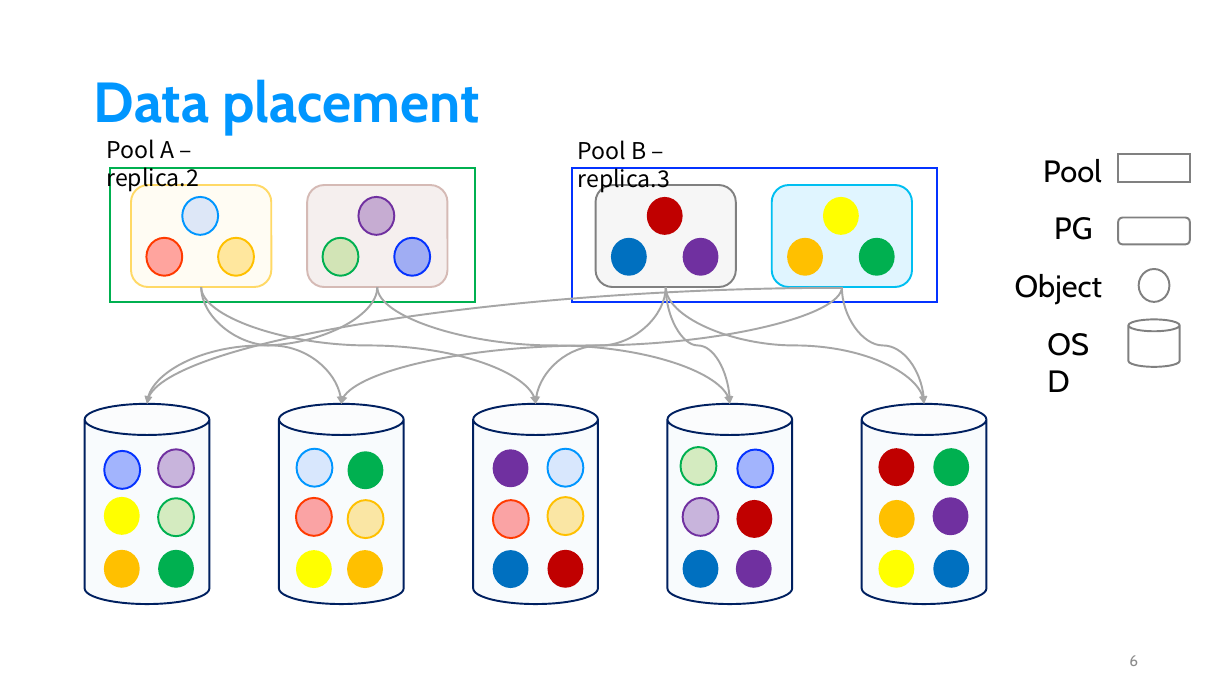
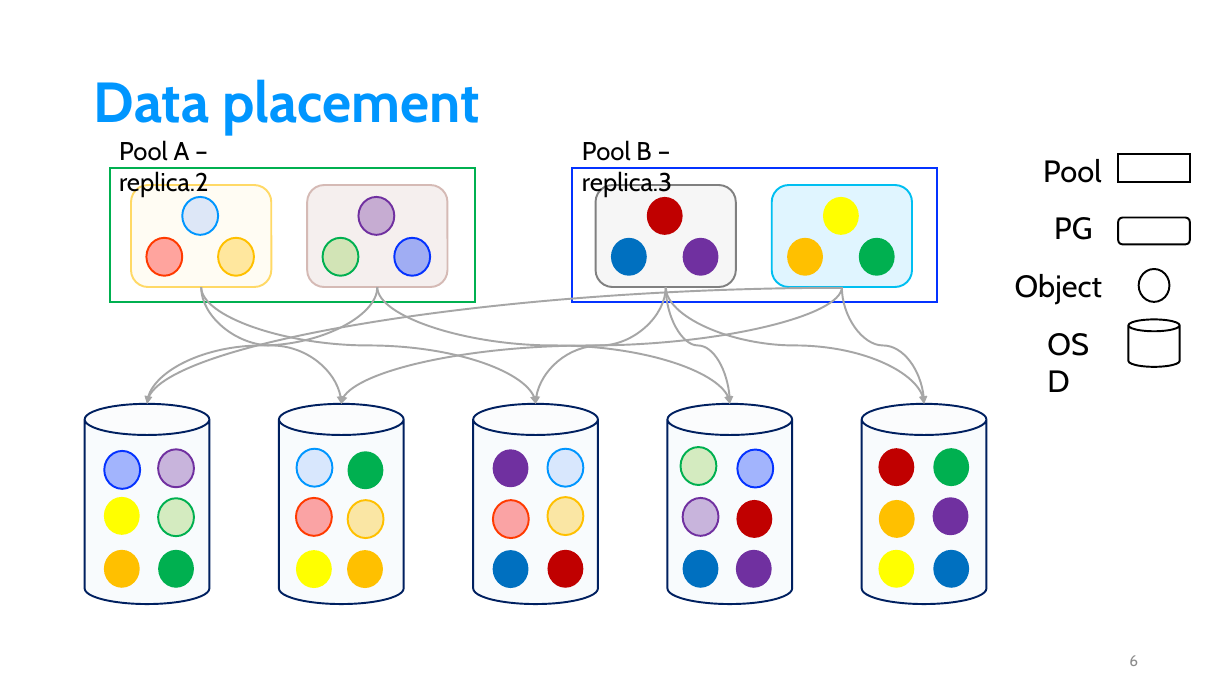
Before and after one commit to Youxu-Chen/Document-Ceph, a slide deck: slide 6 of RADOS.pptx. Drawn at 1232x693 pixels with LibreOffice and Linux fonts; fonts in the diff are those of the drawing. Boxes give left, top, right and bottom in pixels: in the first picture for what was removed or moved away, otherwise in the second. Text is boxed around its words. In the diff, an @@ line names an element or a change of style, - is before the commit and + after.

```diff
--- a/RADOS.pptx
+++ b/RADOS.pptx
@@ text "Pool A – replica.2" at (119,140,209,197): size 18 to 20 pt, font Noto Sans CJK SC to Cabin @@
@@ text "Pool A – replica.2": place and size @@
-text "Pool A – replica.2" at (106,139,198,192)
+text "Pool A – replica.2" at (119,140,209,197)
@@ text "Pool B – replica.3" at (582,140,672,196): size 18 to 20 pt, font Noto Sans CJK SC to Cabin @@
@@ outline #808080 1.5 pt to #000000 1.5 pt in 4 elements at (1118,154,1190,182), (1118,217,1190,244), (1139,269,1169,302), (1128,320,1179,367) @@
```
Also in this commit, not shown: 11 other slides changed, 1 slide added.
